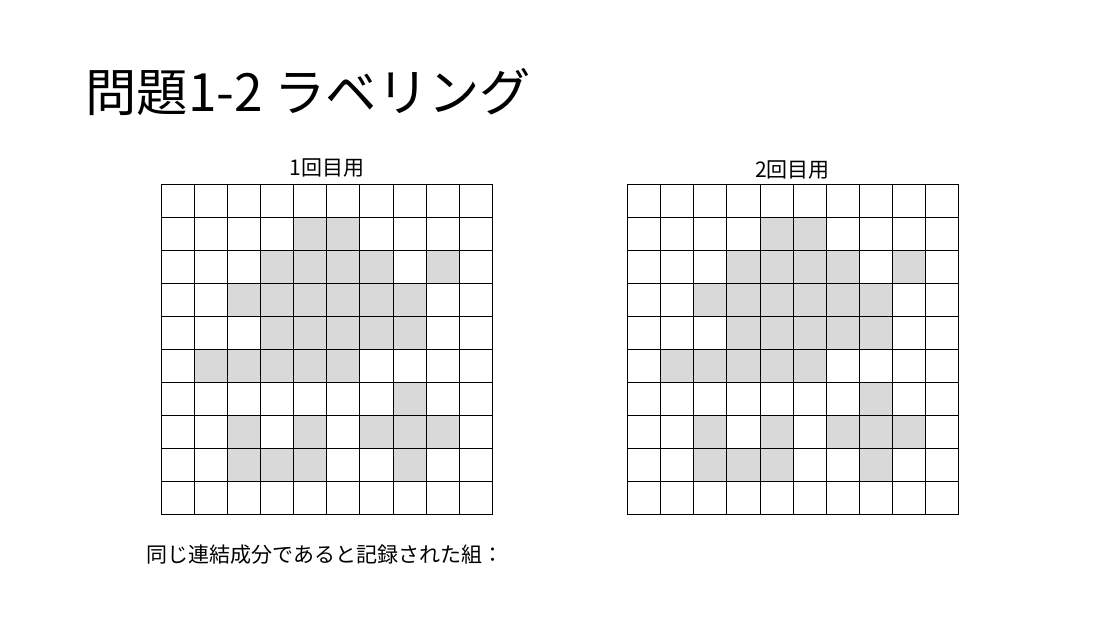
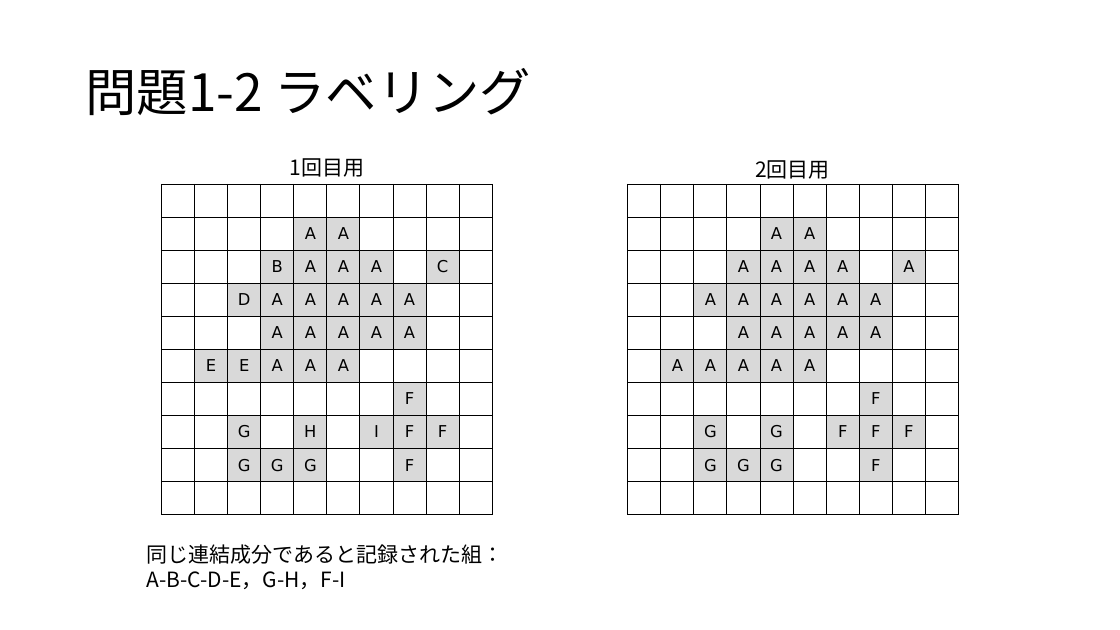
Before and after one commit to yanagi-jabee-28/TeX-Folder, a slide deck: slide 3 of Image_Processing_Engineering/work2/レポート課題2_問題1作業用.pptx. Drawn at 1120x630 pixels with LibreOffice and Linux fonts; fonts in the diff are those of the drawing. Boxes give left, top, right and bottom in pixels: in the first picture for what was removed or moved away, otherwise in the second. Text is boxed around its words. In the diff, an @@ line names an element or a change of style, - is before the commit and + after.

```diff
--- a/Image_Processing_Engineering/work2/レポート課題2_問題1作業用.pptx
+++ b/Image_Processing_Engineering/work2/レポート課題2_問題1作業用.pptx
@@ table at [161,184,489,515] @@
+row 2:  |  |  |  | A | A |  |  |  | 
+row 3:  |  |  | B | A | A | A |  | C | 
+row 4:  |  | D | A | A | A | A | A |  | 
+row 5:  |  |  | A | A | A | A | A |  | 
+row 6:  | E | E | A | A | A |  |  |  | 
+row 7:  |  |  |  |  |  |  | F |  | 
+row 8:  |  | G |  | H |  | I | F | F | 
+row 9:  |  | G | G | G |  |  | F |  | 
-row 3:  |  |  |  |  |  |  |  |  | 
-row 4:  |  |  |  |  |  |  |  |  | 
-row 5:  |  |  |  |  |  |  |  |  | 
-row 6:  |  |  |  |  |  |  |  |  | 
-row 7:  |  |  |  |  |  |  |  |  | 
-row 8:  |  |  |  |  |  |  |  |  | 
-row 9:  |  |  |  |  |  |  |  |  | 
-row 10:  |  |  |  |  |  |  |  |  | 
@@ table at [628,184,955,515] @@
+row 2:  |  |  |  | A | A |  |  |  | 
+row 3:  |  |  | A | A | A | A |  | A | 
+row 4:  |  | A | A | A | A | A | A |  | 
+row 5:  |  |  | A | A | A | A | A |  | 
+row 6:  | A | A | A | A | A |  |  |  | 
+row 7:  |  |  |  |  |  |  | F |  | 
+row 8:  |  | G |  | G |  | F | F | F | 
+row 9:  |  | G | G | G |  |  | F |  | 
-row 3:  |  |  |  |  |  |  |  |  | 
-row 4:  |  |  |  |  |  |  |  |  | 
-row 5:  |  |  |  |  |  |  |  |  | 
-row 6:  |  |  |  |  |  |  |  |  | 
-row 7:  |  |  |  |  |  |  |  |  | 
-row 8:  |  |  |  |  |  |  |  |  | 
-row 9:  |  |  |  |  |  |  |  |  | 
-row 10:  |  |  |  |  |  |  |  |  | 
@@ text at [146,571,345,589]: paragraph added @@
+A-B-C-D-E，G-H，F-I
```
Also in this commit, not shown: 1 other slide changed, 4 other files.
